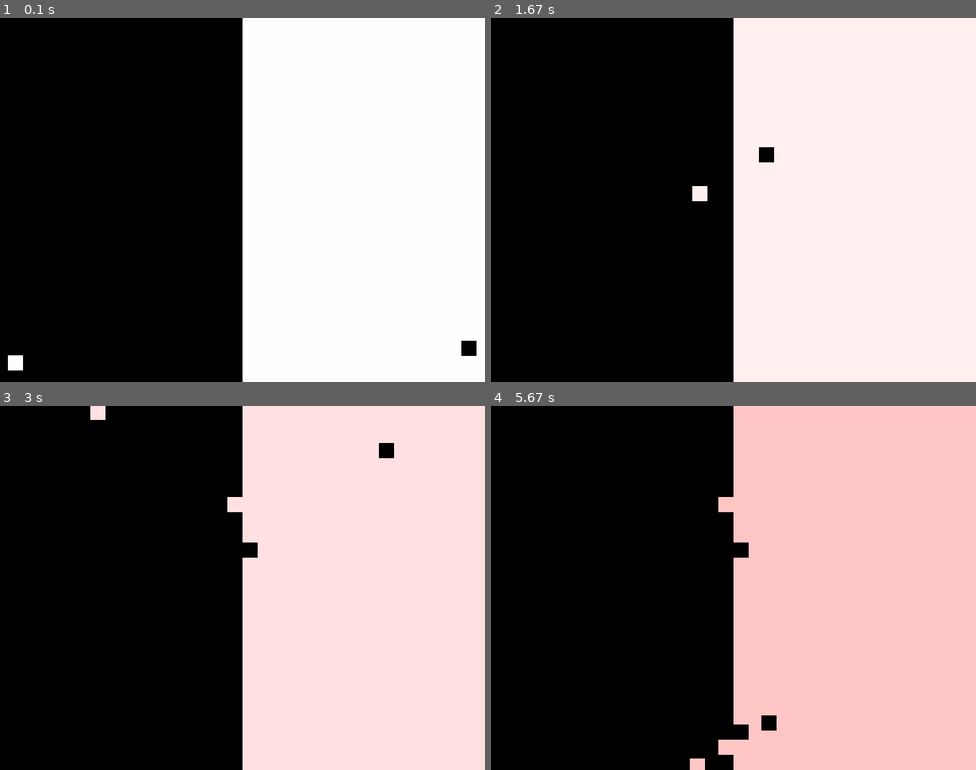
Above: before the commit, frames 1-4 (two rows, left to right).
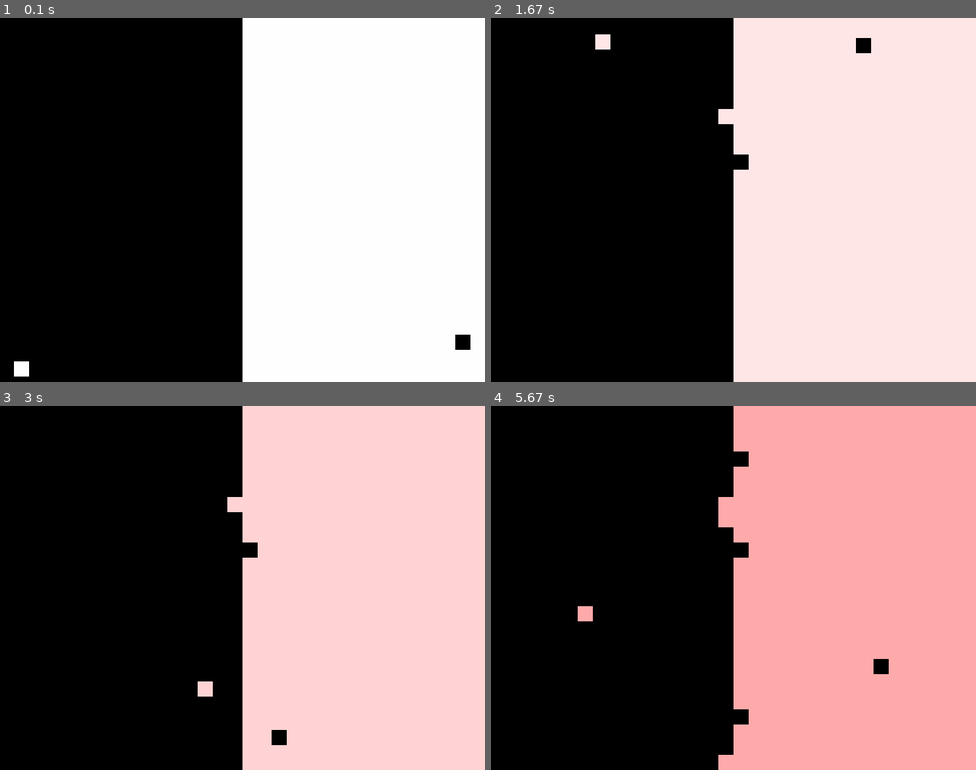
Above: after the commit, the same moments.

Repository: CamBFunny/quail
Game: pygame game, started from animations/bloody yin yang.py
Same seed, same stepped clock (60 frames per second), same inputs: the game is played once before the commit and once after it.
Inputs:
- Up to frame 1 (0.1 s): no input
- Up to frame 2 (1.67 s): no input
- Up to frame 3 (3 s): no input
- Up to frame 4 (5.67 s): no input

The runs differ from the first frame. In frame 1, 0.3% of the frame differs, in the area x 1-99%, y 87-99%; in frame 2, 0.8%; in frame 3, 0.5%; in frame 4, 51%, in the area x 17-100%, y 0-100%.

Commit message:
added calc, snek, and solar system

Diff:
--- a/animations/bloody yin yang.py
+++ b/animations/bloody yin yang.py
@@ -9,7 +9,7 @@
 dt = 0
 
 size = 25
-rate = 400
+rate = 700
 LeftClick = False
 button_check = False
 
@@ -20,7 +20,6 @@
 location = [resolution[0]-size, random.choice(range(resolution[1]))]
 speed_x = -rate
 speed_y = -rate
-
 
 grid_size = [resolution[0] // size, resolution[1] // size]
 box = [[0] * grid_size[1]] * grid_size[0]
@@ -69,7 +68,7 @@
             boundary = [n*size, m*size]
             if box[n][m] == 0:
                 color = yang
-                if abs(boundary[0] - location[0]) < size and abs(boundary[1] - location[1]) < size and speed_x < 0:
+                if abs(boundary[0] - location[0]) < size + 5 and abs(boundary[1] - location[1]) < size and speed_x < 0:
                     box[n][m] = 1
                     speed_x = -speed_x
             elif box[n][m] == 1:
@@ -109,15 +108,15 @@
         button_check = False
 
     if state < 3:
-      mod = 1.0007
+      mod = 1.001
     else:
-      mod = .9993
+      mod = .999
     rate_x *= mod
     rate_y *= mod
     speed_x *= mod
     speed_y *= mod
 
-    blood += 20*dt
+    blood += 30*dt
     if blood >= 255:
       blood = 0
       state += 1
--- /dev/null
+++ b/animations/solar system.py
@@ -0,0 +1,59 @@
+#importing the required modules
+import turtle
+import time
+from math import *
+
+screen = turtle.Screen()#creating the screen
+screen.tracer(50)
+
+sun = turtle.Turtle()#turtle object for sun
+sun.shape('circle')#shape of sun
+sun.color('yellow')#colour of sun
+
+
+class Planet(turtle.Turtle):
+    def __init__(self,name,radius, color):#initialize function
+        super().__init__(shape='circle')
+        self.name = name
+        self.radius = radius
+        self.c = color
+        self.color(self.c)
+        self.up()
+        self.pd()
+        self.angle = 0
+    def move(self):
+        x = self.radius*cos(self.angle) # Angle in radians
+        y = self.radius*sin(self.angle)
+
+        self.goto(sun.xcor()+x,sun.ycor()+y)
+
+# making plantes
+mercury = Planet("Mercury",40, 'grey')
+venus = Planet("Venus",80, 'orange')
+earth=Planet("Earth",100,'blue')
+mars = Planet("Mars",150, 'red')
+jupiter=Planet("Jupiter",180, 'brown')
+saturn=Planet("Saturn",230, 'pink')
+uranus=Planet("Uranus",250, 'light blue')
+neptune=Planet("Neptune",280, 'black')
+
+#adding planets to a list
+myList = [ mercury, venus,earth, mars,jupiter,saturn,uranus,neptune]
+
+
+while True:#while statement
+    screen.update()#updating the screen
+    for i in myList:
+        i.move()#moving the elements of the list
+
+    # Increase the angle by 0.0x radians
+
+    mercury.angle += 0.05
+    venus.angle += 0.03
+    earth.angle += 0.01
+    mars.angle += 0.007
+
+    jupiter.angle += 0.02
+    saturn.angle += 0.018
+    uranus.angle += 0.016
+    neptune.angle += 0.005
--- /dev/null
+++ b/games/snek.py
@@ -0,0 +1,179 @@
+# importing libraries
+import pygame
+import time
+import random
+
+og_speed = 10
+snake_speed = og_speed
+
+# Window size
+window_x = 720
+window_y = 480
+
+# defining colors
+black = pygame.Color(0, 0, 0)
+white = pygame.Color(255, 255, 255)
+red = pygame.Color(255, 0, 0)
+green = pygame.Color(0, 255, 0)
+blue = pygame.Color(0, 0, 255)
+
+# Initialising pygame
+pygame.init()
+
+# Initialize game window
+pygame.display.set_caption('GeeksforGeeks Snakes')
+game_window = pygame.display.set_mode((window_x, window_y))
+
+# FPS (frames per second) controller
+fps = pygame.time.Clock()
+
+# defining snake default position
+snake_position = [100, 60]
+
+# defining first 4 blocks of snake body
+snake_body = [[100, 60],
+              [80, 60],
+              [60, 60],
+              [40, 60]
+              ]
+# fruit position
+fruit_position = [random.randrange(1, (window_x // 20)) * 20,
+                  random.randrange(1, (window_y // 20)) * 20]
+
+fruit_spawn = True
+
+# setting default snake direction towards
+# right
+direction = 'RIGHT'
+change_to = direction
+
+# initial score
+score = 0
+
+
+# displaying Score function
+def show_score(choice, color, font, size):
+    # creating font object score_font
+    score_font = pygame.font.SysFont(font, size)
+
+    # create the display surface object
+    # score_surface
+    score_surface = score_font.render('Score : ' + str(score), True, color)
+
+    # create a rectangular object for the text
+    # surface object
+    score_rect = score_surface.get_rect()
+
+    # displaying text
+    game_window.blit(score_surface, score_rect)
+
+
+# game over function
+def game_over():
+    # creating font object my_font
+    my_font = pygame.font.SysFont('times new roman', 50)
+
+    # creating a text surface on which text
+    # will be drawn
+    game_over_surface = my_font.render(
+        'Your Score is : ' + str(score), True, red)
+
+    # create a rectangular object for the text
+    # surface object
+    game_over_rect = game_over_surface.get_rect()
+
+    # setting position of the text
+    game_over_rect.midtop = (window_x / 2, window_y / 4)
+
+    # blit will draw the text on screen
+    game_window.blit(game_over_surface, game_over_rect)
+    pygame.display.flip()
+
+    # after 2 seconds we will quit the program
+    time.sleep(2)
+
+    # deactivating pygame library
+    pygame.quit()
+
+    # quit the program
+    quit()
+
+
+# Main Function
+while True:
+
+    # handling key events
+    for event in pygame.event.get():
+        if event.type == pygame.KEYDOWN:
+            if event.key == pygame.K_UP:
+                change_to = 'UP'
+            if event.key == pygame.K_DOWN:
+                change_to = 'DOWN'
+            if event.key == pygame.K_LEFT:
+                change_to = 'LEFT'
+            if event.key == pygame.K_RIGHT:
+                change_to = 'RIGHT'
+
+    # If two keys pressed simultaneously
+    # we don't want snake to move into two
+    # directions simultaneously
+    if change_to == 'UP' and direction != 'DOWN':
+        direction = 'UP'
+    if change_to == 'DOWN' and direction != 'UP':
+        direction = 'DOWN'
+    if change_to == 'LEFT' and direction != 'RIGHT':
+        direction = 'LEFT'
+    if change_to == 'RIGHT' and direction != 'LEFT':
+        direction = 'RIGHT'
+
+    # Moving the snake
+    if direction == 'UP':
+        snake_position[1] -= 20
+    if direction == 'DOWN':
+        snake_position[1] += 20
+    if direction == 'LEFT':
+        snake_position[0] -= 20
+    if direction == 'RIGHT':
+        snake_position[0] += 20
+
+    # Snake body growing mechanism
+    snake_body.insert(0, list(snake_position))
+    if snake_position[0] == fruit_position[0] and snake_position[1] == fruit_position[1]:
+        score += 1
+        snake_speed = og_speed + score/4
+        fruit_spawn = False
+    else:
+        snake_body.pop()
+
+    if not fruit_spawn:
+        fruit_position = [random.randrange(1, (window_x // 20)) * 20,
+                          random.randrange(1, (window_y // 20)) * 20]
+
+    fruit_spawn = True
+    game_window.fill(black)
+
+    for pos in snake_body:
+        pygame.draw.rect(game_window, green,
+                         pygame.Rect(pos[0], pos[1], 20, 20))
+    pygame.draw.rect(game_window, white, pygame.Rect(
+        fruit_position[0], fruit_position[1], 20, 20))
+
+    # Game Over conditions
+    if snake_position[0] < 0 or snake_position[0] > window_x - 20:
+        game_over()
+    if snake_position[1] < 0 or snake_position[1] > window_y - 20:
+        game_over()
+
+    # Touching the snake body
+    for block in snake_body[1:]:
+        if snake_position[0] == block[0] and snake_position[1] == block[1]:
+            game_over()
+
+    # displaying score continuously
+    show_score(1, white, 'times new roman', 20)
+
+    # Refresh game screen
+    pygame.display.update()
+
+    # Frame Per Second /Refresh Rate
+    fps.tick(snake_speed)
--- /dev/null
+++ b/scripts/python/calc.py
@@ -0,0 +1,109 @@
+"""
+Dimensions of Buttons -
+    height: 1
+    width: 3 (or (height*2)+1)
+
+Distance between two buttons -
+    In Rows: 60
+    In Columns: 60
+
+Font size in buttons: 9
+"""
+
+# Importing everything from tkinter
+from tkinter import *
+from tkinter.messagebox import showerror
+
+# Creating the functions
+def add_text(text, strvar: StringVar):
+    strvar.set(f'{strvar.get()}{text}')
+
+
+def submit(entry: Entry, strvar: StringVar):
+    operation = entry.get()
+    try:
+        strvar.set(f"{strvar.get()}={eval(operation)}")
+    except:
+        showerror('Error!', 'Please enter a properly defined equation!')
+
+
+# Creating a GUI
+root = Tk()
+root.title("PythonGeeks Calculator")
+root.geometry('250x500')
+root.resizable(0, 0)
+root.configure(background='LightCyan2')
+
+# StringVar variables
+entry_strvar = StringVar(root)
+
+# Defining the top
+Label(root, text='PythonGeeks Calculator', font=("Comic Sans MS", 15), bg='LightCyan2').place(x=15, y=0)
+
+Label(root, text='Press \'x\' twice for exponentiation', font=("Georgia", 10), bg='LightCyan2').place(x=20, y=30)
+
+eqn_entry = Entry(root, justify=RIGHT, textvariable=entry_strvar, width=25, font=12, state='disabled')
+eqn_entry.place(x=10, y=70)
+
+# Number Buttons
+Button(root, height=2, width=5, text='7', font=9, bg='Gold', command=lambda: add_text("7", entry_strvar)).place(x=5,
+                                                                                                              y=170)
+
+Button(root, height=2, width=5, text='8', font=9, bg='Gold', command=lambda: add_text('8', entry_strvar)).place(x=65, y=170)
+
+Button(root, height=2, width=5, text='9', font=9, bg='Gold', command=lambda: add_text('9', entry_strvar)).place(x=125, y=170)
+
+Button(root, height=2, width=5, text='4', font=9, bg='Gold', command=lambda: add_text('4', entry_strvar)).place(x=5, y=225)
+
+Button(root, height=2, width=5, text='5', font=9, bg='Gold', command=lambda: add_text('5', entry_strvar)).place(x=65, y=225)
+
+Button(root, height=2, width=5, text='6', font=9, bg='Gold', command=lambda: add_text('6', entry_strvar)).place(x=125, y=225)
+
+Button(root, height=2, width=5, text='1', font=9, bg='Gold', command=lambda: add_text('1', entry_strvar)).place(x=5, y=280)
+
+Button(root, height=2, width=5, text='2', font=9, bg='Gold', command=lambda: add_text('2', entry_strvar)).place(x=65, y=280)
+
+Button(root, height=2, width=5, text='3', font=9, bg='Gold', command=lambda: add_text('3', entry_strvar)).place(x=125, y=280)
+
+Button(root, height=2, width=5, text='0', font=9, bg='Gold', command=lambda: add_text('0', entry_strvar)).place(x=5, y=340)
+
+# Operator Buttons
+add = Button(root, height=2, width=5, text='+', font=9, bg='DarkOrange', command=lambda: add_text('+', entry_strvar))
+add.place(x=195, y=340)
+
+subtract = Button(root, height=2, width=5, text='-', font=9, bg='DarkOrange', command=lambda: add_text('-', entry_strvar))
+subtract.place(x=195, y=280)
+
+multiply = Button(root, height=2, width=5, text='x', font=9, bg='DarkOrange', command=lambda: add_text('*', entry_strvar))
+multiply.place(x=195, y=225)
+
+divide = Button(root, height=2, width=5, text='/', bg='DarkOrange', font=9, command=lambda: add_text('/', entry_strvar))
+divide.place(x=195, y=170)
+
+decimal = Button(root, height=2, width=5, text='.', font=9, bg='DarkOrange', command=lambda: add_text('.', entry_strvar))
+decimal.place(x=65, y=340)
+
+bracket_open = Button(root, height=2, width=5, text='(', font=9, bg='DarkOrange', command=lambda: add_text('.', entry_strvar))
+bracket_open.place(x=65, y=110)
+
+bracket_close = Button(root, height=2, width=5, text=')', font=9, bg='DarkOrange', command=lambda: add_text('.', entry_strvar))
+bracket_close.place(x=125, y=110)
+
+# Equal, C and AC buttons
+equal = Button(root, height=2, width=5, text='=', font=9, bg='Blue', command=lambda: submit(eqn_entry, entry_strvar))
+equal.place(x=125, y=340)
+
+clear = Button(root, height=2, width=5, text='C', font=9, bg='OrangeRed',
+               command=lambda: entry_strvar.set(entry_strvar.get()[:-1]))
+clear.place(x=195, y=110)
+
+AC_btn = Button(root, height=2, width=5, text='AC', font=9, bg='Red', command=lambda: entry_strvar.set(''))
+AC_btn.place(x=5, y=110)
+
+# Ok Button
+ok_btn = Button(root, height=2, width=22, text='Ok', font=9, bg='CadetBlue', command=lambda: root.destroy())
+ok_btn.place(x=20, y=420)
+
+# Updating root
+root.update()
+root.mainloop()
--- a/scripts/python/pyspeech.py
+++ b/scripts/python/pyspeech.py
@@ -3,9 +3,7 @@
 engine = pyttsx3.init()
 import sys
 version = f"{sys.version}"
-import pycurl #curl library
-import certifi #HTTP over TLS/SSL library
-from io import BytesIO #Buffered I/O implementation using an in-memory bytes buffer.
+
 from quote import quote
 import random
 
@@ -16,7 +14,7 @@
     engine.stop()
 
 # RATE
-rate = 180
+rate = 182
 engine.setProperty('rate', rate)
 
 # VOLUME
@@ -24,22 +22,7 @@
 
 say(f"Hello, world! I am Python {version[:6]}.")
 
-header = ['Accept: application/json']
-
-buffer = BytesIO()
-c = pycurl.Curl() #curl
-c.setopt(c.HTTPHEADER, header) #header
-c.setopt(c.URL, 'https://ipinfo.io/json') #URL
-c.setopt(c.WRITEDATA, buffer)
-c.setopt(c.CAINFO, certifi.where()) # SSL certificates
-c.perform()
-c.close()
-body = buffer.getvalue()
-location = body.decode('iso-8859-1')
-
-say(f"Greetings from {location[93:104]}, {location[120:127]}.")
-
-key_terms = ['life', 'death', 'humanity', 'age', 'wisdom', 'family', 'technology', 'love']
+key_terms = ['life', 'death', 'humanity', 'age', 'wisdom', 'family', 'technology', 'love', 'time']
 saying = quote(random.choice(key_terms))
 selection = saying[random.choice(range(len(saying)))]
 say(f"\"{selection['quote']}\" -{selection['author']}")
